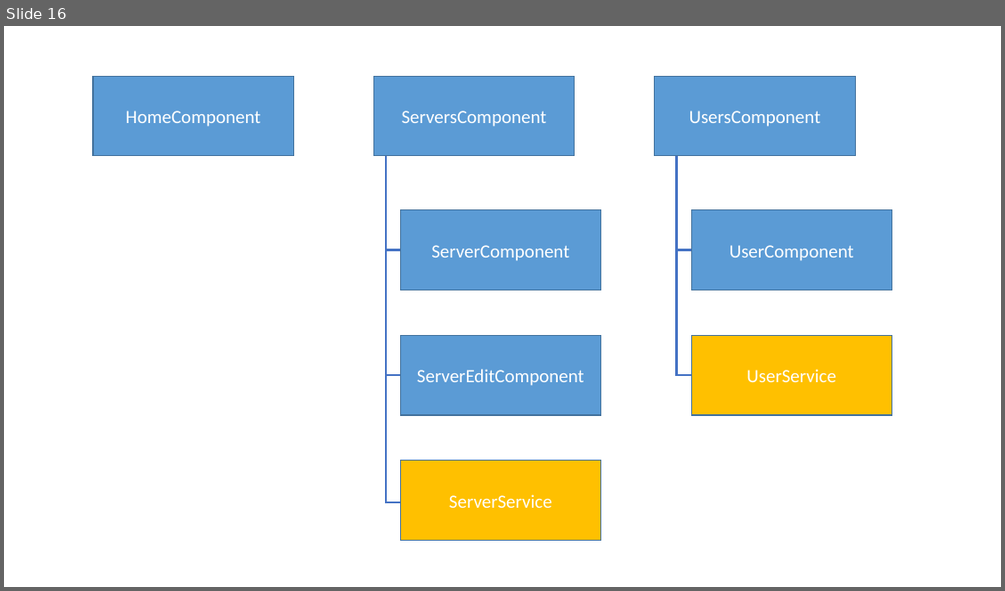
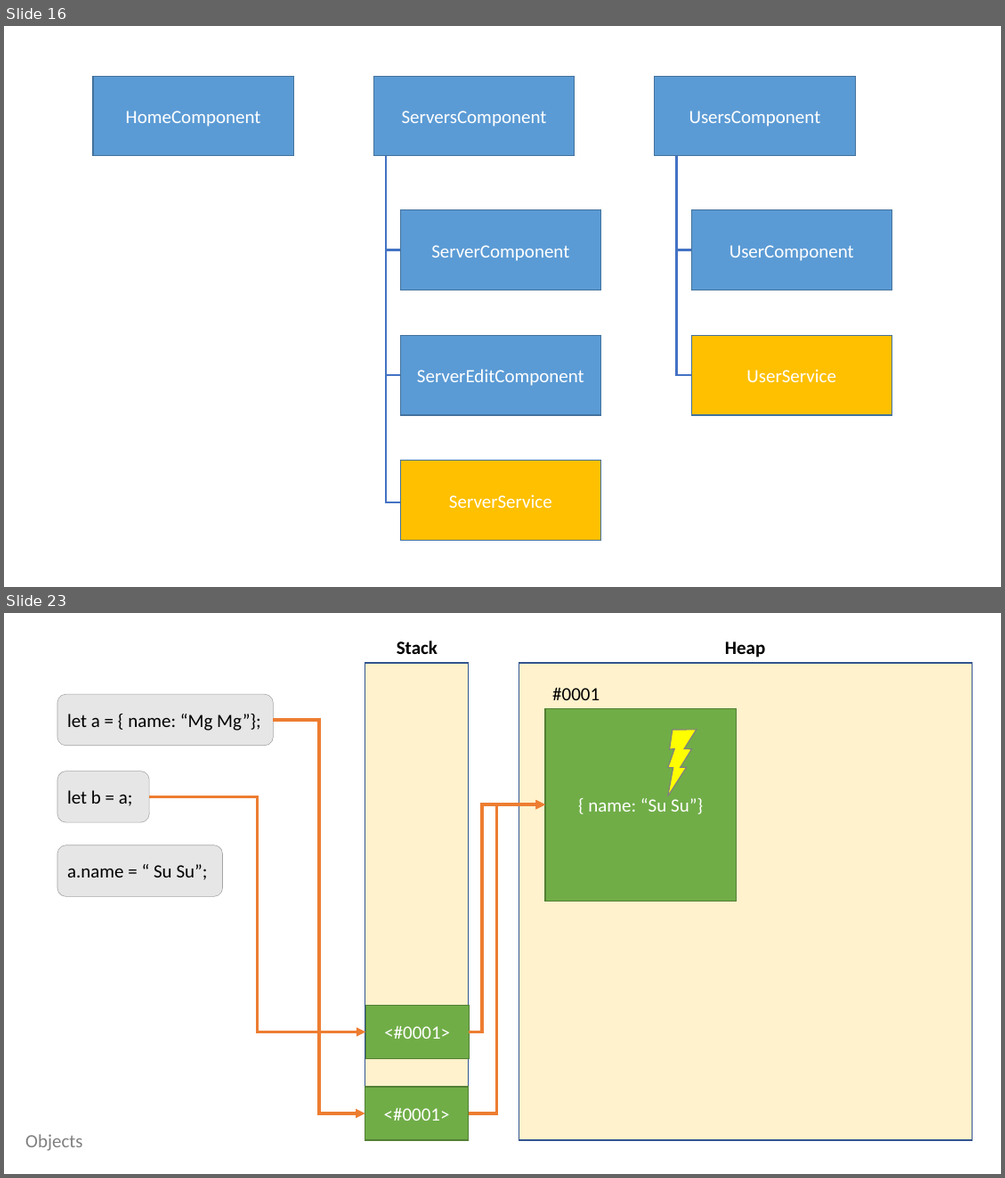
Before and after one commit to yeminko/angular-training, a slide deck: Resources/Notes.pptx. Shown one above the other, each under a label of ours: slide 16 before the commit, slides 16 and 23 after it; the slides between them are not shown. The pictures are 1005x591 and 1005x1178 pixels, drawn with LibreOffice and Linux fonts; fonts in the diff are those of the drawing. Boxes give left, top, right and bottom in pixels: in the first picture for what was removed or moved away, otherwise in the second. Text is boxed around its words. In the diff, an @@ line names an element or a change of style, - is before the commit and + after.

```diff
--- a/Resources/Notes.pptx
+++ b/Resources/Notes.pptx
@@ slide 23 added at (4, 613, 1001, 1174), background #FFFFFF @@
@@ rectangle added at (365, 663, 469, 1140), fill #FFF2CC, outline #325491 1 pt @@
@@ text added at (396, 641, 437, 654), 18 pt, text #000000, bold @@
+Stack
@@ rectangle added at (519, 663, 972, 1140), fill #FFF2CC, outline #325491 1 pt @@
@@ text added at (725, 641, 765, 657), 18 pt, text #000000, bold @@
+Heap
@@ text added at (552, 688, 599, 700), 18 pt, text #000000 @@
+#0001
@@ rounded rectangle added at (57, 695, 273, 747), fill #E7E6E6, outline #A6A6A6 0.5 pt, 18 pt, text #000000 @@
+let a = { name: “Mg Mg”};
@@ rectangle added at (545, 709, 736, 900), fill #70AD47, outline #538035 1 pt, 18 pt, text #FFFFFF @@
+{ name: “Su Su”}
@@ elbow arrow added from (273, 720) to (365, 1113), #ED7D31 3 pt @@
@@ lightning bolt added at (642, 721, 718, 796), fill #FFFF00, outline #808080 1 pt @@
@@ rounded rectangle added at (57, 771, 149, 822), fill #E7E6E6, outline #A6A6A6 0.5 pt, 18 pt, text #000000 @@
+let b = a;
@@ elbow arrow added from (149, 797) to (366, 1032), #ED7D31 3 pt @@
@@ elbow arrow added from (469, 1113) to (545, 804), #ED7D31 3 pt @@
@@ elbow arrow added from (469, 1032) to (545, 804), #ED7D31 3 pt @@
@@ rounded rectangle added at (57, 844, 222, 896), fill #E7E6E6, outline #A6A6A6 0.5 pt, 18 pt, text #000000 @@
+a.name = “ Su Su”;
@@ rectangle added at (366, 1005, 469, 1058), fill #70AD47, outline #538035 1 pt, 18 pt, text #FFFFFF @@
+<#0001>
@@ rectangle added at (365, 1086, 469, 1140), fill #70AD47, outline #538035 1 pt, 18 pt, text #FFFFFF @@
+<#0001>
@@ text added at (25, 1134, 82, 1151), 18 pt, text #808080 @@
+Objects
```
Also in this commit, not shown: 18 other slides added, 14 other files.
